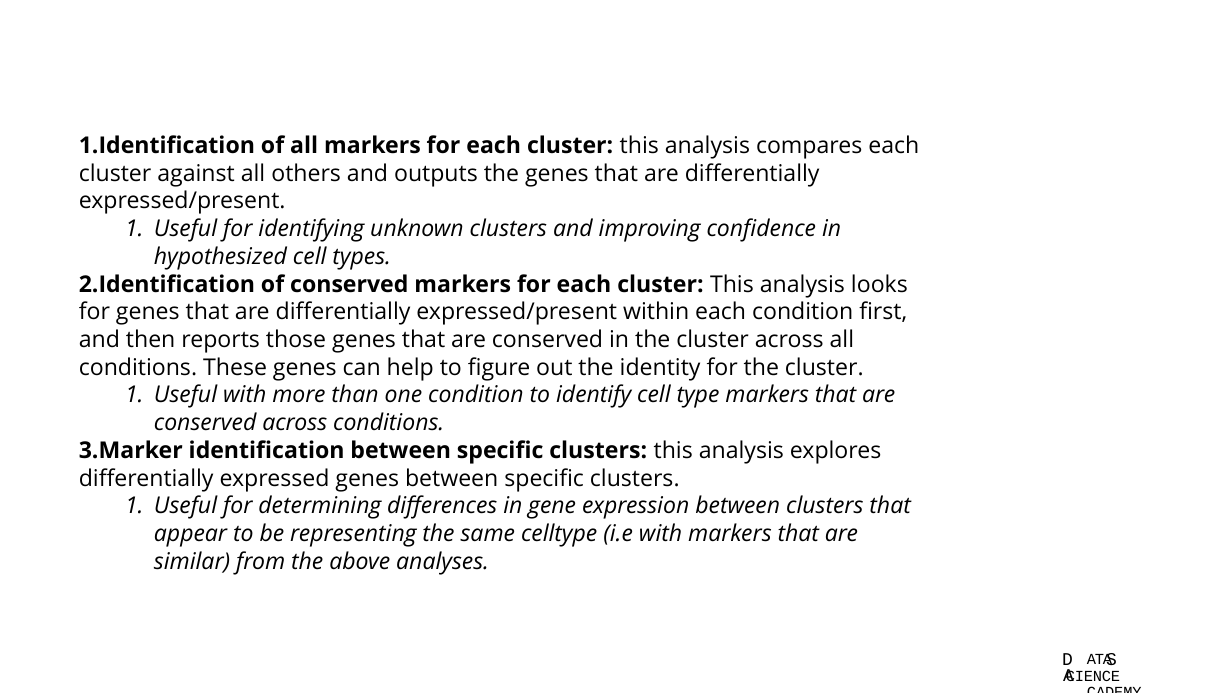
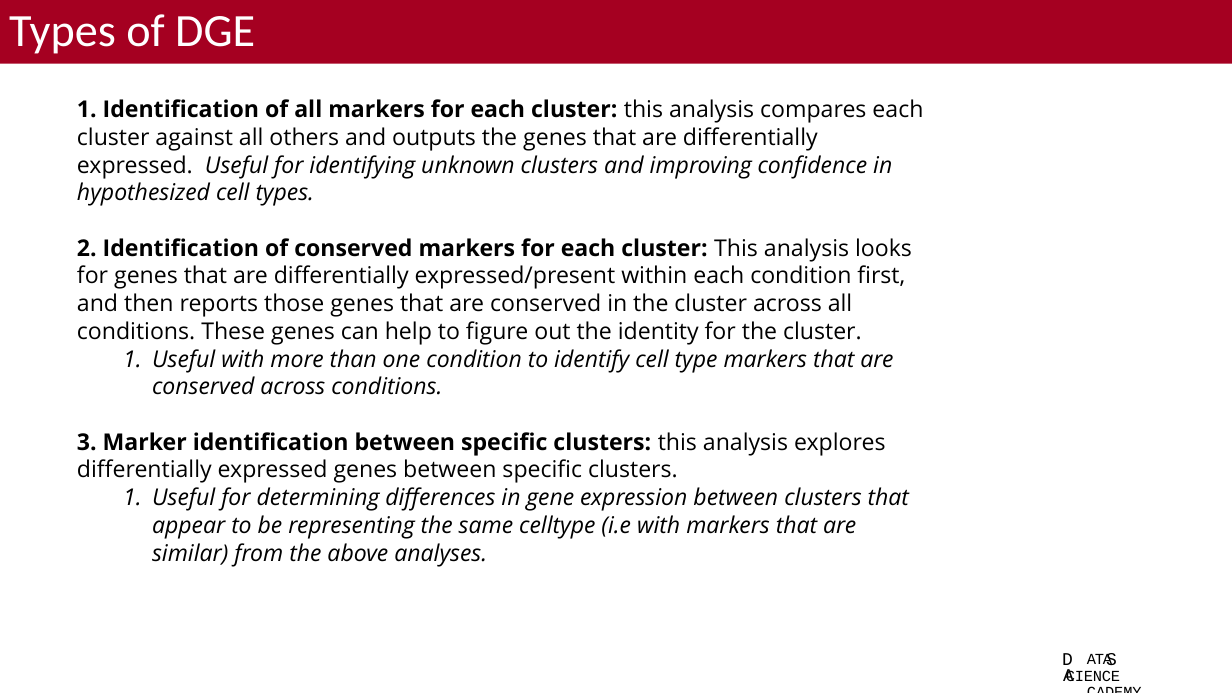
Before and after one commit to bacorli2/scrna_workshop, a slide deck: slide 5 of M4_Seurat_CellType/M4_Seurat_CellType.pptx. Drawn at 1232x693 pixels with LibreOffice and Linux fonts; fonts in the diff are those of the drawing; background and template pictures are left out. Boxes give left, top, right and bottom in pixels: in the first picture for what was removed or moved away, otherwise in the second. Text is boxed around its words. In the diff, an @@ line names an element or a change of style, - is before the commit and + after.

```diff
--- a/M4_Seurat_CellType/M4_Seurat_CellType.pptx
+++ b/M4_Seurat_CellType/M4_Seurat_CellType.pptx
@@ title added at (x1=0, y1=0, x2=1232, y2=64), fill #A50021, 36 pt, text #FFFFFF @@
+Types of DGE
@@ text "Identification of all markers for ..." moved from (x1=79, y1=135, x2=919, y2=575) to (x1=77, y1=99, x2=923, y2=566) @@
@@ text at (x1=77, y1=99, x2=923, y2=206): text changed @@
-1. Identification of all markers for each cluster: this analysis compares each cluster against all others and outputs the genes that are differentially expressed/present.
-  1. Useful for identifying unknown clusters and improving confidence in hypothesized cell types.
+1. Identification of all markers for each cluster: this analysis compares each cluster against all others and outputs the genes that are differentially expressed. Useful for identifying unknown clusters and improving confidence in hypothesized cell types.
```
Also in this commit, not shown: 4 other slides changed, 2 other files.
